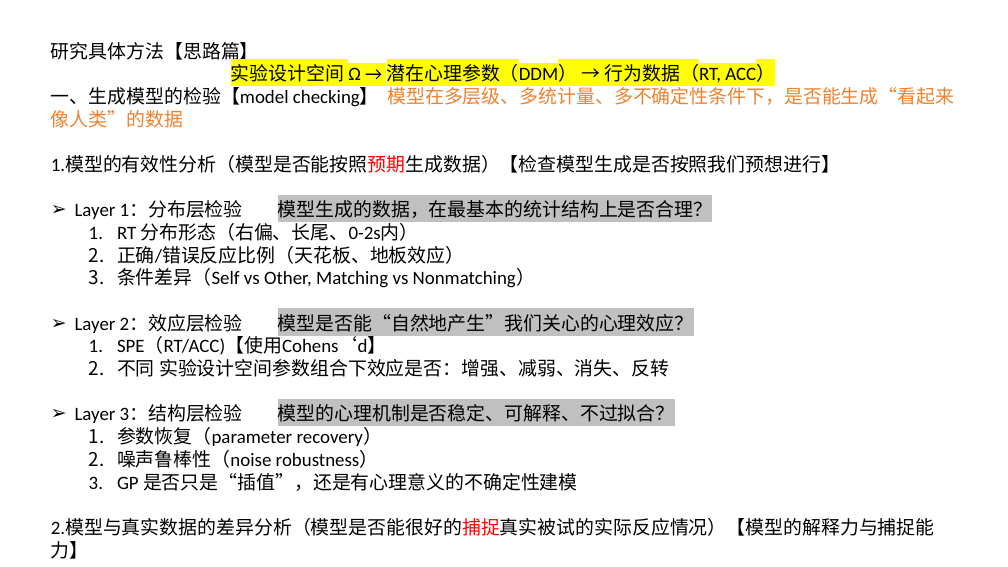
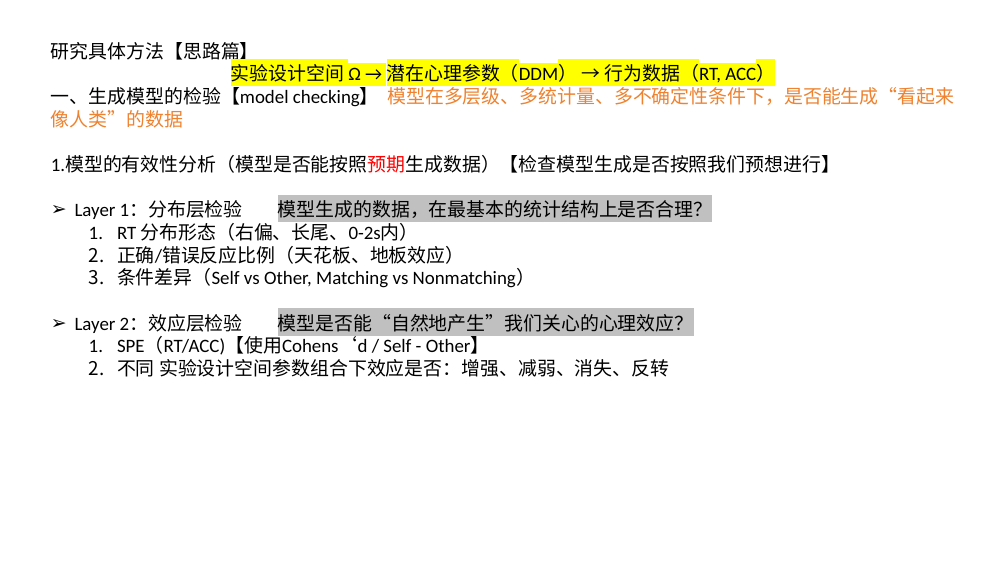
Before and after one commit to Fanzhaoli/Guassion_Process-and-Experiment_Design, a slide deck: slide 2 of 4_Reports/Study_Method.pptx. Drawn at 1008x567 pixels with LibreOffice and Linux fonts; fonts in the diff are those of the drawing. Boxes give left, top, right and bottom in pixels: in the first picture for what was removed or moved away, otherwise in the second. Text is boxed around its words. In the diff, an @@ line names an element or a change of style, - is before the commit and + after.

```diff
--- a/4_Reports/Study_Method.pptx
+++ b/4_Reports/Study_Method.pptx
@@ text at [117,337,490,355]: text changed @@
-  1. SPE（RT/ACC)【使用Cohens‘d】
+  1. SPE（RT/ACC)【使用Cohens‘d / Self - Other】
@@ text at [51,404,935,536]: paragraphs removed @@
-➢ Layer 3：结构层检验 模型的心理机制是否稳定、可解释、不过拟合？
-  1. 参数恢复（parameter recovery）
-  2. 噪声鲁棒性（noise robustness）
-  3. GP 是否只是“插值”，还是有心理意义的不确定性建模
-2.模型与真实数据的差异分析（模型是否能很好的捕捉真实被试的实际反应情况）【模型的解释力与捕捉能力】
```
Also in this commit, not shown: 3 other slides changed, 3 slides added, 9 other files.
